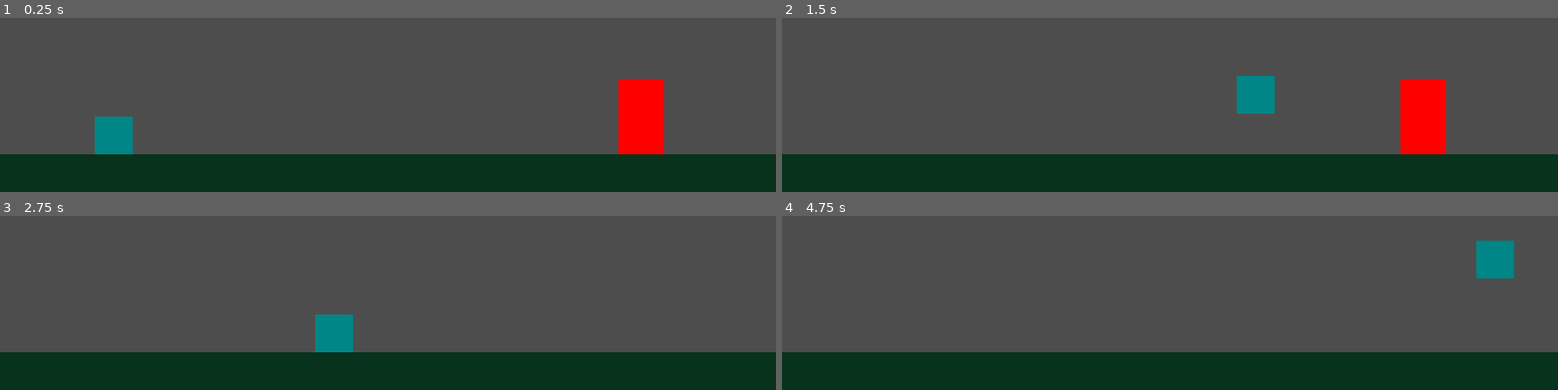
Above: before the commit, frames 1-4 (two rows, left to right).
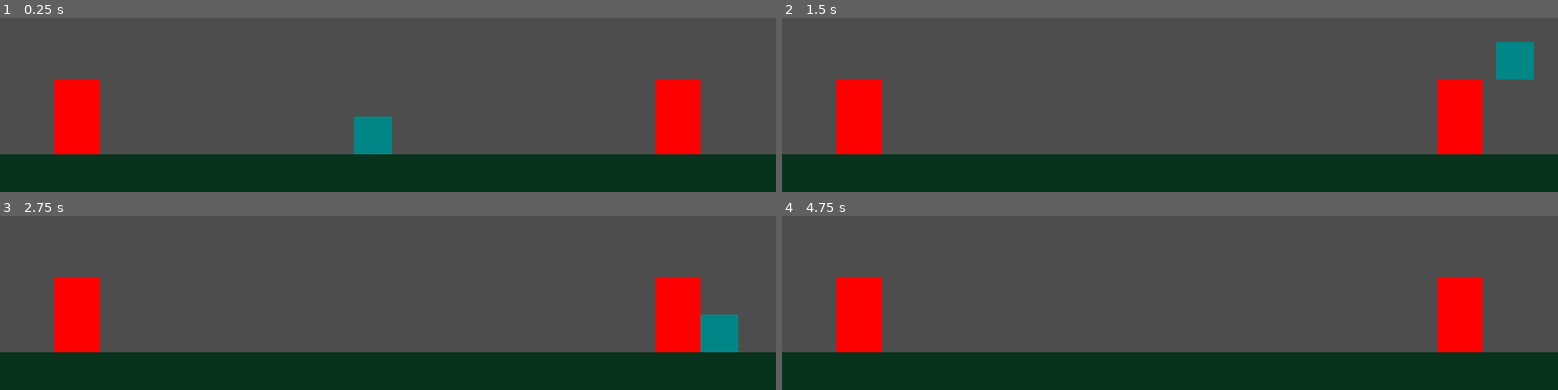
Above: after the commit, the same moments.

Repository: rayar93/asset-flip-game
Game: Godot game, scene res://Scene/Testing/level.tscn
Same seed, same stepped clock (60 frames per second), same inputs: the game is played once before the commit and once after it.
Inputs:
- Up to frame 1 (0.25 s): no input
- Up to frame 2 (1.5 s): tap Enter (ui_accept) at 0.5 s; hold D (move_right) from 0.53 s (still down); tap J (attack) at 0.6, 1.35 s; tap Space (jump) at 0.77 s
- Up to frame 3 (2.75 s): tap Space (jump) at 1.52 s; release D (move_right) at 2.03 s; hold Left (move_left) from 2.03 s (still down); tap J (attack) at 2.1 s
- Up to frame 4 (4.75 s): release Left (move_left) at 2.78 s; hold D (move_right) 2.78-4.28 s; tap J (attack) at 2.85, 3.6, 4.35 s; tap Space (jump) at 3.02, 3.77, 4.52 s; hold Left (move_left) from 4.28 s (still down)

The runs differ from the first frame. In frame 1, 8.7% of the frame differs, in the area x 6-91%, y 35-79%; in frame 2, 8.8%, in the area x 6-97%, y 13-79%; in frame 3, 7.3%; in frame 4, 6.2%.

Commit message:
Change to test level

Diff:
--- a/Scene/Testing/level.tscn
+++ b/Scene/Testing/level.tscn
@@ -22,7 +22,10 @@
 color = Color(0.029670075, 0.19631776, 0.11221602, 1)
 
 [node name="Player" parent="." unique_id=454716346 instance=ExtResource("1_u52ul")]
-position = Vector2(150, 491)
+position = Vector2(492, 506)
 
-[node name="CharacterBody2D" parent="." unique_id=920785443 instance=ExtResource("2_vonw3")]
-position = Vector2(846, 483)
+[node name="Enemy" parent="." unique_id=920785443 instance=ExtResource("2_vonw3")]
+position = Vector2(101, 492)
+
+[node name="Enemy2" parent="." unique_id=1584399701 instance=ExtResource("2_vonw3")]
+position = Vector2(894, 492)
